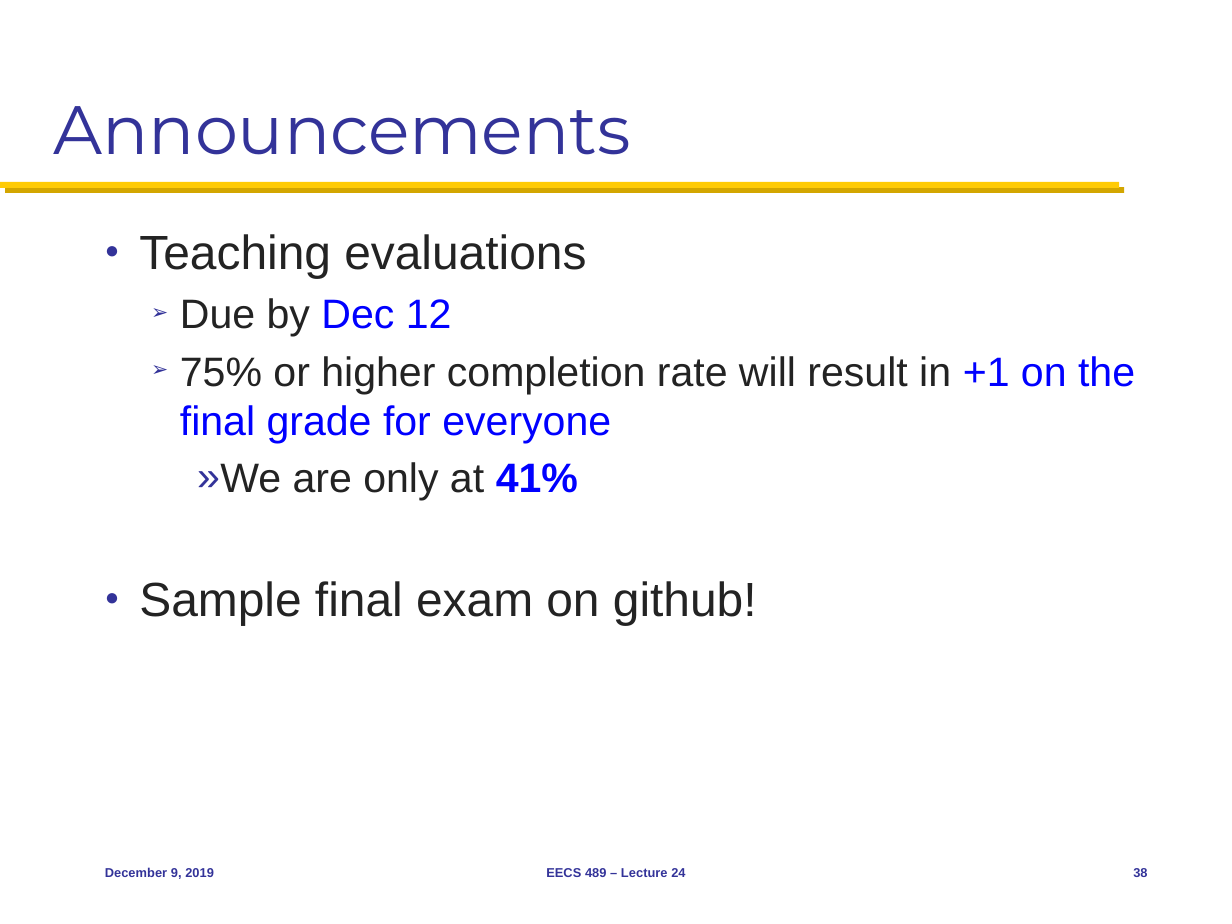
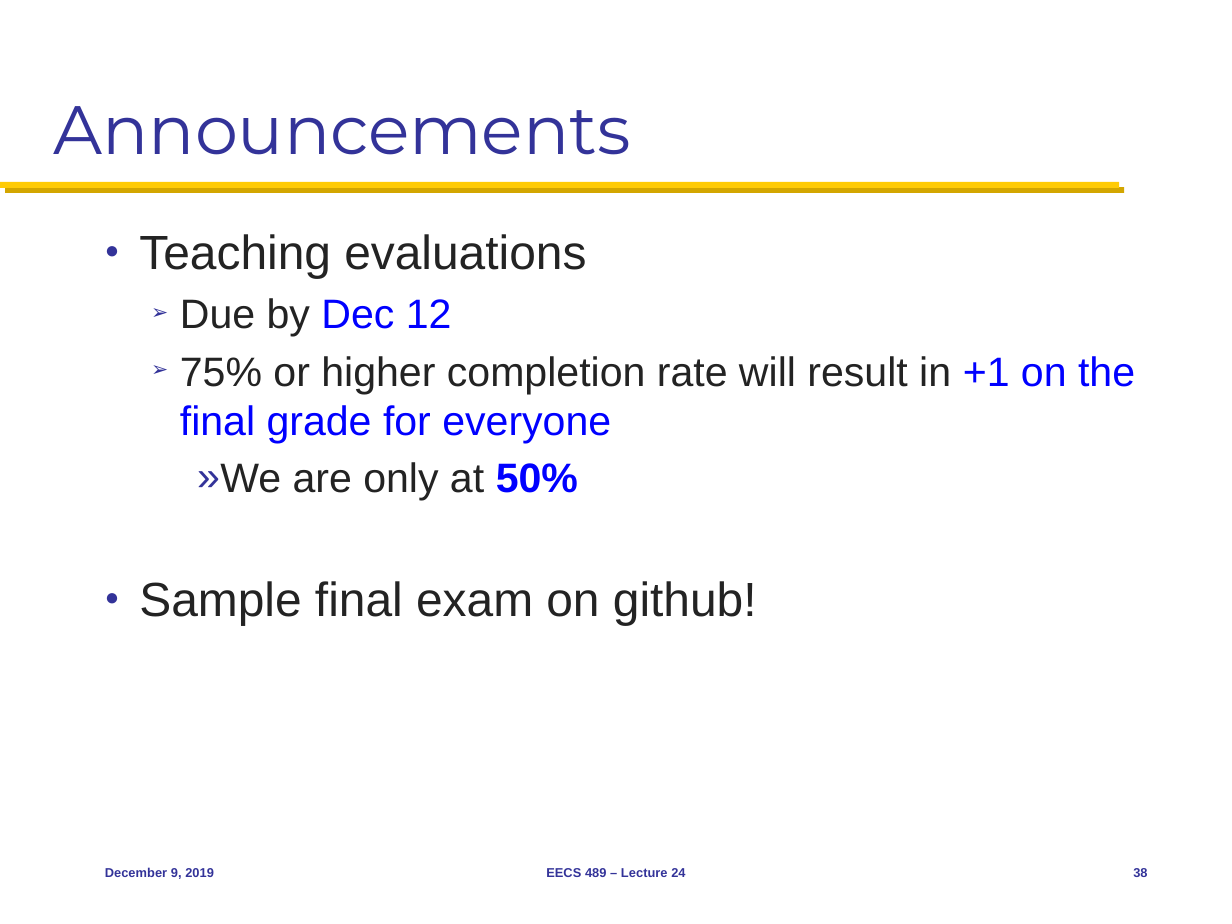
Before and after one commit to mosharaf/eecs489, a slide deck: slide 38 of Slides/120919.pptx. Drawn at 1232x924 pixels with LibreOffice and Linux fonts; fonts in the diff are those of the drawing. Boxes give left, top, right and bottom in pixels: in the first picture for what was removed or moved away, otherwise in the second. Text is boxed around its words. In the diff, an @@ line names an element or a change of style, - is before the commit and + after.

```diff
--- a/Slides/120919.pptx
+++ b/Slides/120919.pptx
@@ text at (197, 462, 578, 501): text changed @@
-    » We are only at 41%
+    » We are only at 50%
```
Also in this commit, not shown: 4 other slides changed.
